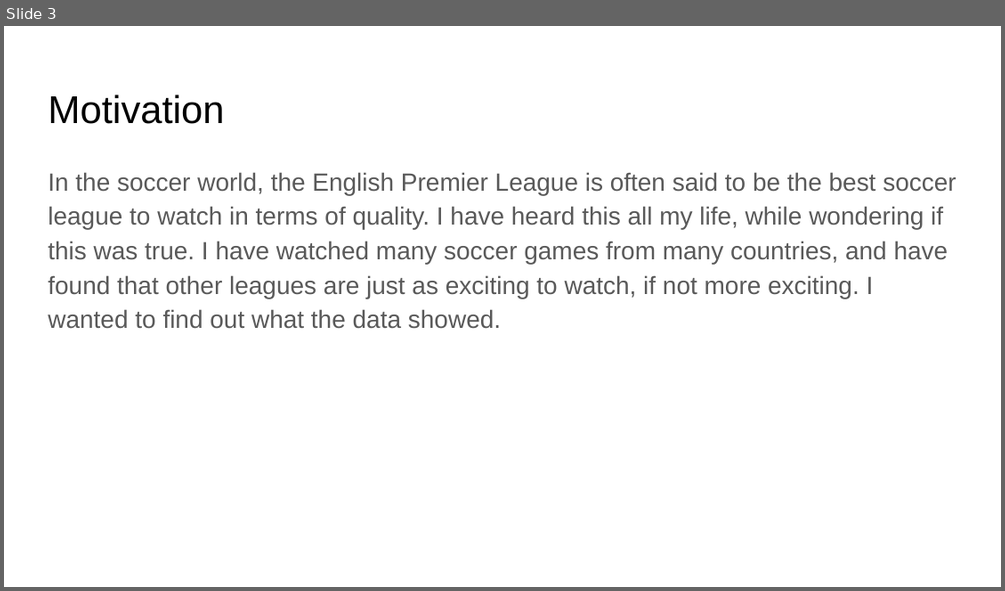
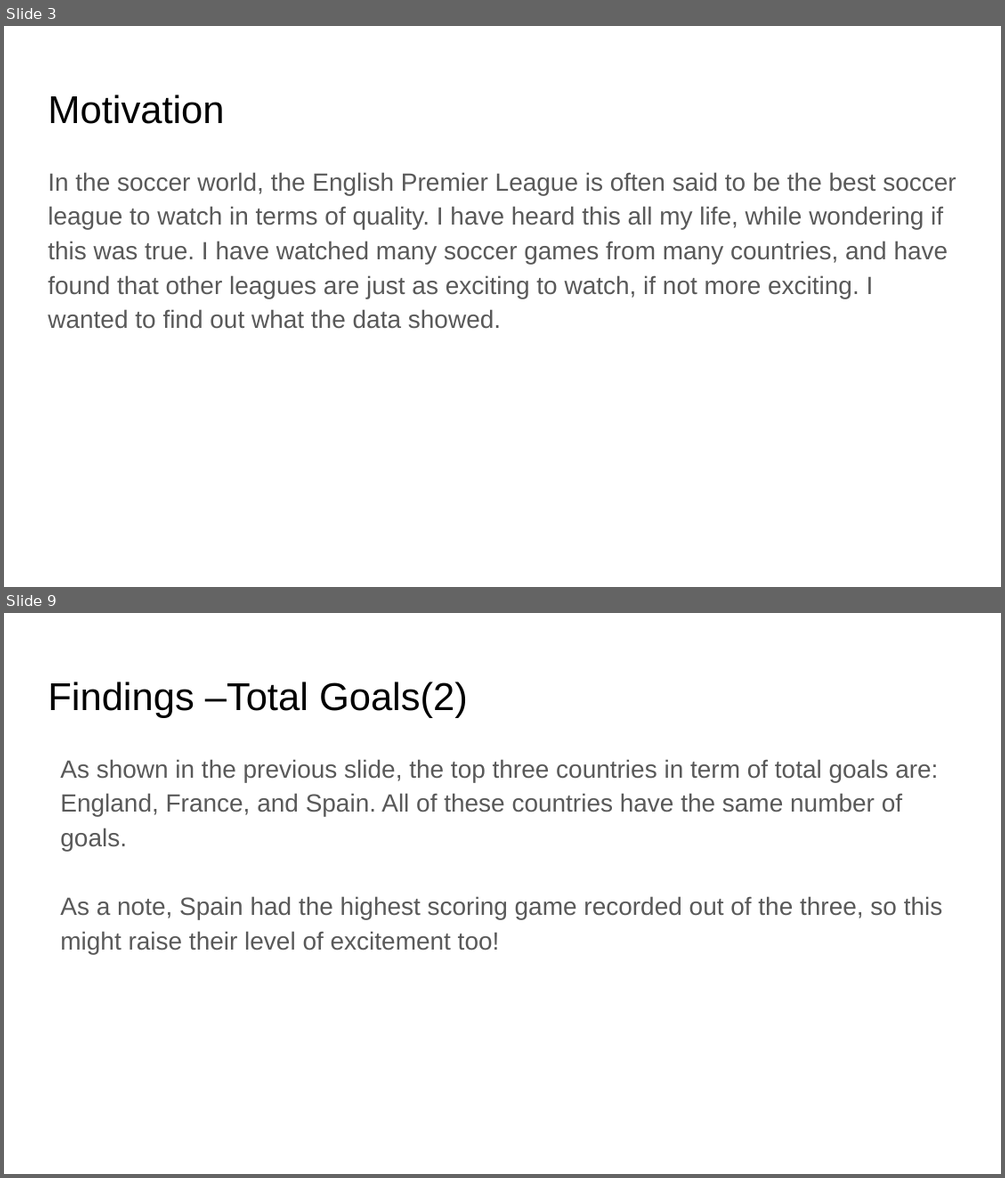
Before and after one commit to EdmondLeahy/PythonForDataScience, a slide deck: Week6/Slides/DSE 200X_ MiniProjectPresentation-Eleahy.pptx. Shown one above the other, each under a label of ours: slide 3 before the commit, slides 3 and 9 after it; the slides between them are not shown. The pictures are 1005x591 and 1005x1178 pixels, drawn with LibreOffice and Linux fonts; fonts in the diff are those of the drawing. Boxes give left, top, right and bottom in pixels: in the first picture for what was removed or moved away, otherwise in the second. Text is boxed around its words. In the diff, an @@ line names an element or a change of style, - is before the commit and + after.

```diff
--- a/Week6/Slides/DSE 200X_ MiniProjectPresentation-Eleahy.pptx
+++ b/Week6/Slides/DSE 200X_ MiniProjectPresentation-Eleahy.pptx
@@ slide 9 added at (4,613,1001,1174), background #FFFFFF @@
@@ title added at (48,682,468,718), 28 pt, text #000000 @@
+Findings –Total Goals(2)
@@ text added at (60,759,943,954), 18 pt, text #595959 @@
+As shown in the previous slide, the top three countries in term of total goals are:
+England, France, and Spain. All of these countries have the same number of goals.
+As a note, Spain had the highest scoring game recorded out of the three, so this might raise their level of excitement too!
```
Also in this commit, not shown: 5 slides changed, 3 other slides added, 4 other files.
